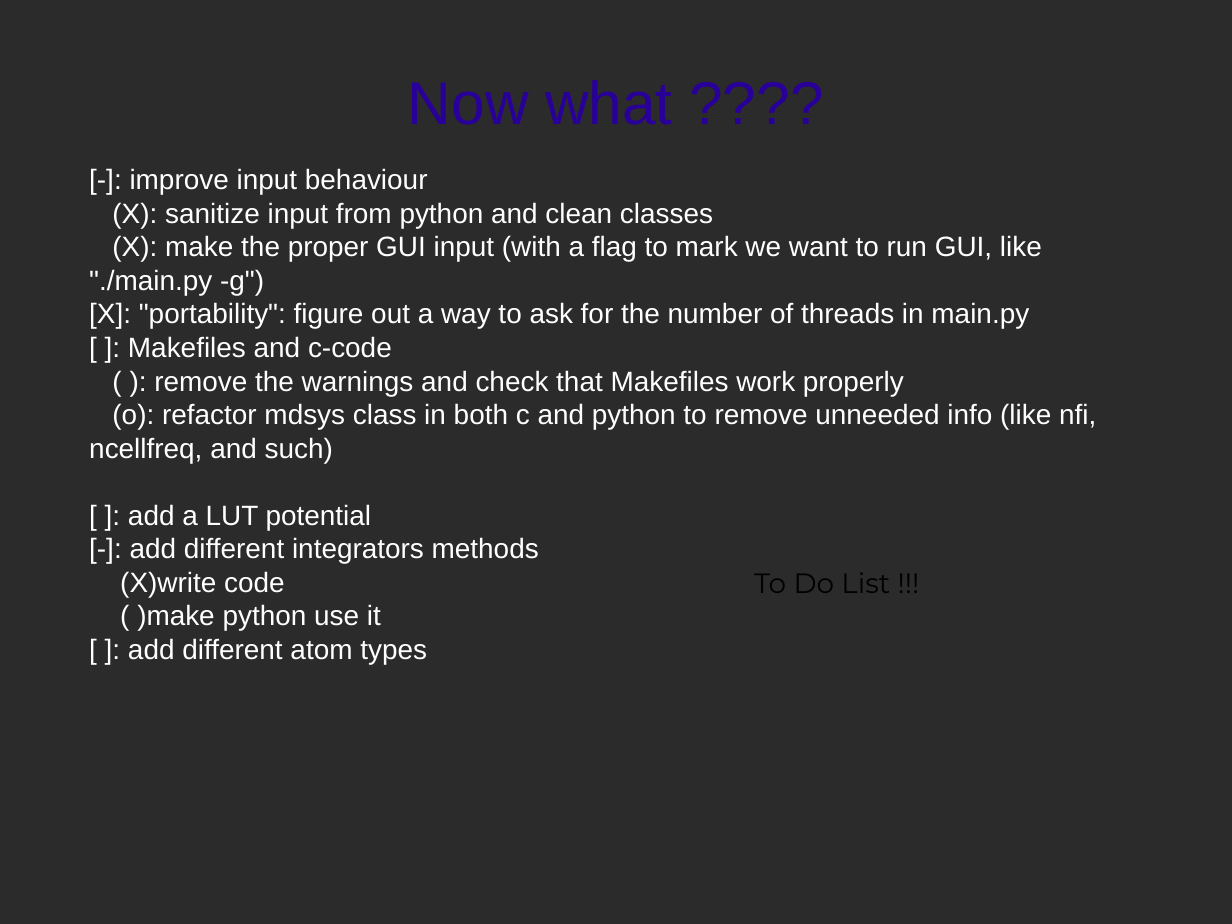
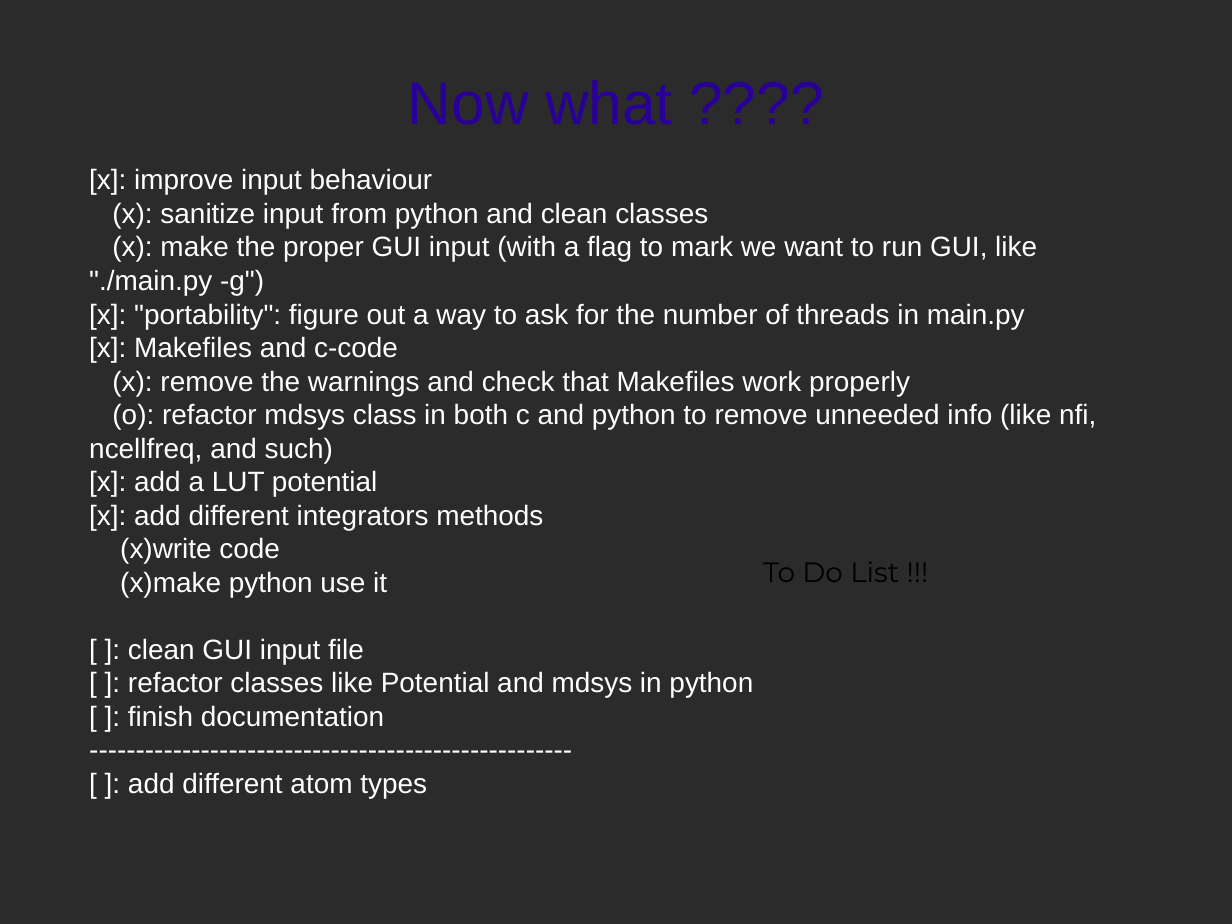
Before and after one commit to JLeitmotiv/ljmd-c, a slide deck: slide 9 of doc/presentation.odp (slide 8 before the commit). Drawn at 1232x924 pixels with LibreOffice and Linux fonts; fonts in the diff are those of the drawing; background and template pictures are left out; a plain dark background stands for a picture behind light text. Boxes give left, top, right and bottom in pixels: in the first picture for what was removed or moved away, otherwise in the second. Text is boxed around its words. In the diff, an @@ line names an element or a change of style, - is before the commit and + after.

Commit message:
Changed todo-list in presentation

```diff
--- a/doc/presentation.odp
+++ b/doc/presentation.odp
@@ text at <box>89,168,1037,396</box>: text changed @@
-[-]: improve input behaviour
-(X): sanitize input from python and clean classes
-(X): make the proper GUI input (with a flag to mark we want to run GUI, like "./main.py -g")
-[X]: "portability": figure out a way to ask for the number of threads in main.py
-[ ]: Makefiles and c-code
-( ): remove the warnings and check that Makefiles work properly
+[x]: improve input behaviour
+(x): sanitize input from python and clean classes
+(x): make the proper GUI input (with a flag to mark we want to run GUI, like "./main.py -g")
+[x]: "portability": figure out a way to ask for the number of threads in main.py
+[x]: Makefiles and c-code
+(x): remove the warnings and check that Makefiles work properly
@@ text at <box>89,470,753,727</box>: text changed @@
-[ ]: add a LUT potential
-[-]: add different integrators methods
-(X)write code
-( )make python use it
+[x]: add a LUT potential
+[x]: add different integrators methods
+(x)write code
+(x)make python use it
+[ ]: clean GUI input file
+[ ]: refactor classes like Potential and mdsys in python
+[ ]: finish documentation
+----------------------------------------------------
@@ text "To Do List !!!": place and size @@
-text "To Do List !!!" at <box>754,573,890,593</box>
+text "To Do List !!!" at <box>763,562,899,582</box>
```
Also in this commit, not shown: 1 other slide changed, 1 slide added, 2 other files.
